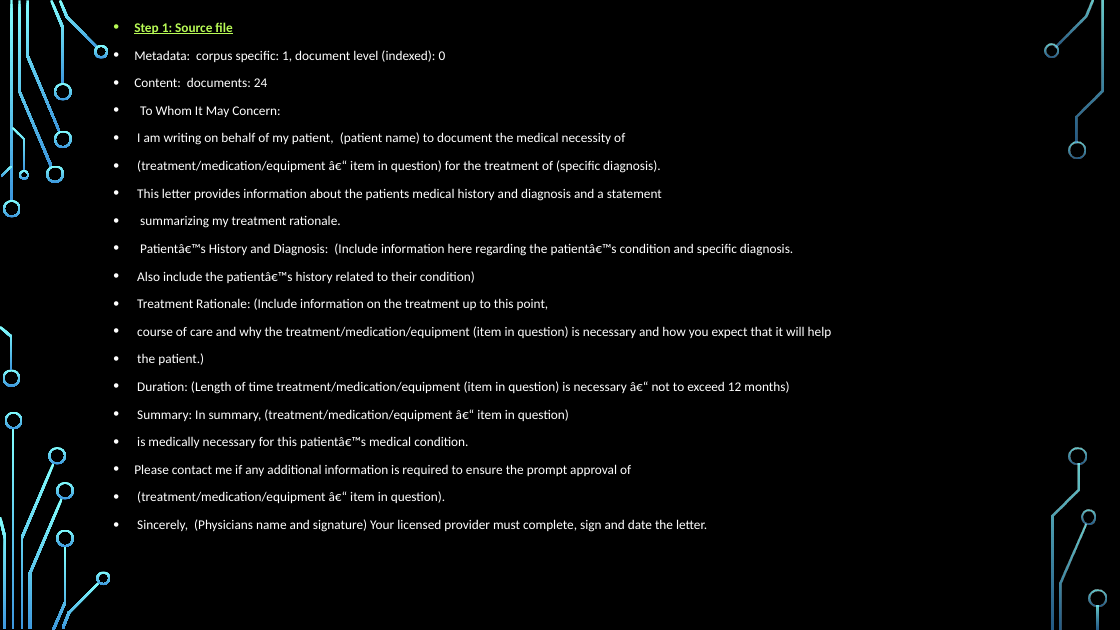
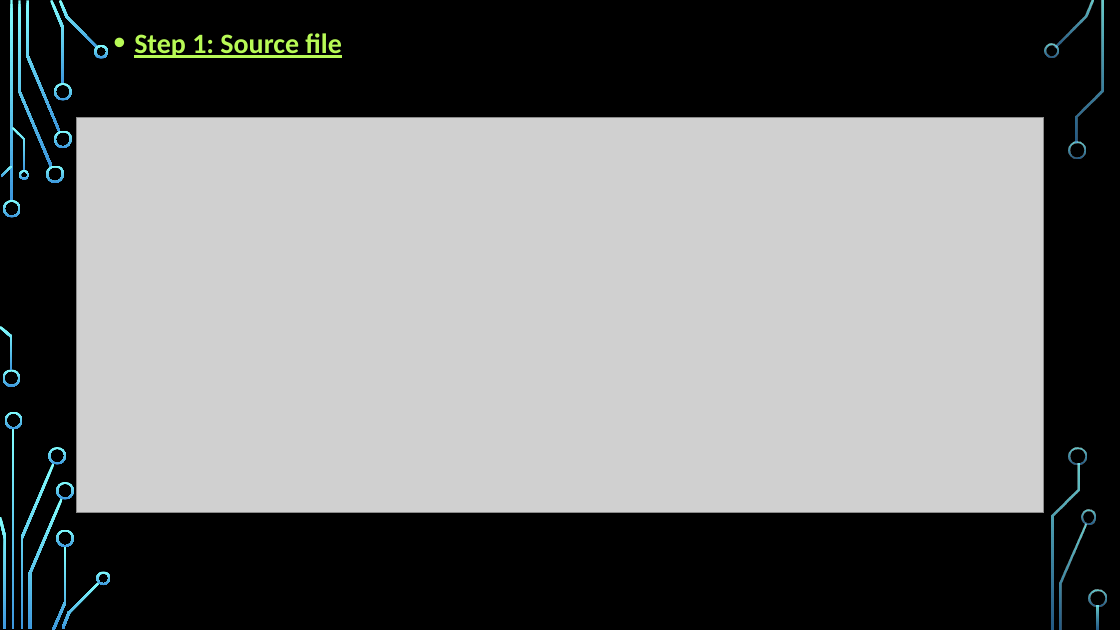
Before and after one commit to AjayArora35/Data-607-Context-Presentation, a slide deck: slide 7 of Text Mining with R.pptx. Drawn at 1120x630 pixels with LibreOffice and Linux fonts; fonts in the diff are those of the drawing; grey boxes stand for pictures; background and template pictures are left out. Boxes give left, top, right and bottom in pixels: in the first picture for what was removed or moved away, otherwise in the second. Text is boxed around its words. In the diff, an @@ line names an element or a change of style, - is before the commit and + after.

```diff
--- a/Text Mining with R.pptx
+++ b/Text Mining with R.pptx
@@ text "Step 1: Source file" at <box>134,33,341,58</box>: size 11.4 to 24 pt; line spacing 1 to 1.2 @@
@@ text at <box>134,50,832,532</box>: paragraphs removed @@
-• Metadata: corpus specific: 1, document level (indexed): 0
-• Content: documents: 24
-• To Whom It May Concern:
-• I am writing on behalf of my patient, (patient name) to document the medical necessity of
-• (treatment/medication/equipment â€“ item in question) for the treatment of (specific diagnosis).
-• This letter provides information about the patients medical history and diagnosis and a statement
-• summarizing my treatment rationale.
-• Patientâ€™s History and Diagnosis: (Include information here regarding the patientâ€™s condition and specific diagnosis.
-• Also include the patientâ€™s history related to their condition)
-• Treatment Rationale: (Include information on the treatment up to this point,
-• course of care and why the treatment/medication/equipment (item in question) is necessary and how you expect that it will help
-• the patient.)
-• Duration: (Length of time treatment/medication/equipment (item in question) is necessary â€“ not to exceed 12 months)
-• Summary: In summary, (treatment/medication/equipment â€“ item in question)
-• is medically necessary for this patientâ€™s medical condition.
-• Please contact me if any additional information is required to ensure the prompt approval of
-• (treatment/medication/equipment â€“ item in question).
-• Sincerely, (Physicians name and signature) Your licensed provider must complete, sign and date the letter.
@@ picture added at <box>76,118,1044,513</box> @@
```
